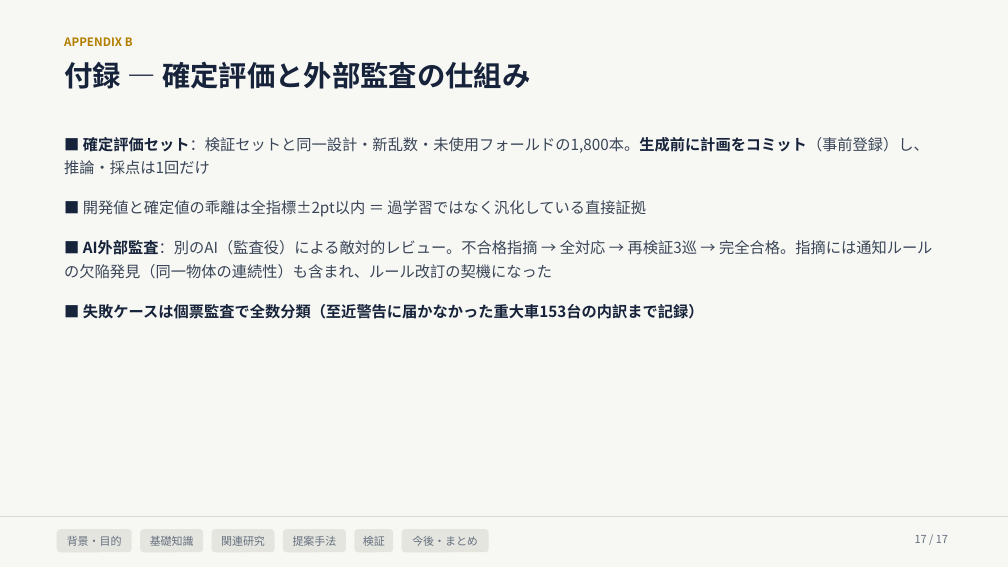
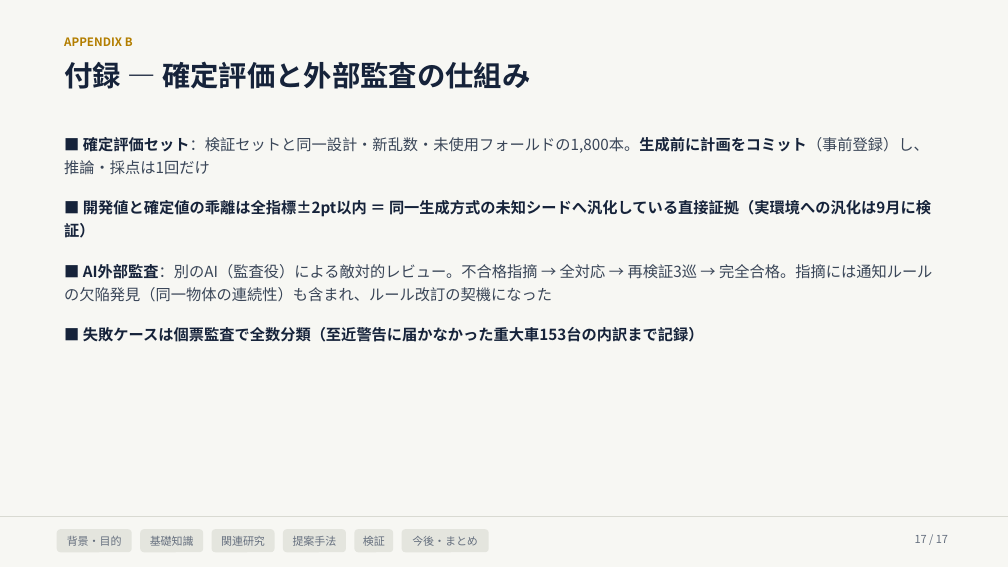
Before and after one commit to Noosdoo/outdoor-seld-sim, a slide deck: slide 17 of md/seminar/中間発表スライド_2026-08-10.pptx. Drawn at 1008x567 pixels with LibreOffice and Linux fonts; fonts in the diff are those of the drawing. Boxes give left, top, right and bottom in pixels: in the first picture for what was removed or moved away, otherwise in the second. Text is boxed around its words. In the diff, an @@ line names an element or a change of style, - is before the commit and + after.

```diff
--- a/md/seminar/中間発表スライド_2026-08-10.pptx
+++ b/md/seminar/中間発表スライド_2026-08-10.pptx
@@ text at (83,200,931,217): text changed; text colour #3A4658 to #16233A; bold on @@
-■ 開発値と確定値の乖離は全指標±2pt以内 ＝ 過学習ではなく汎化している直接証拠
+■ 開発値と確定値の乖離は全指標±2pt以内 ＝ 同一生成方式の未知シードへ汎化している直接証拠（実環境への汎化は9月に検証）
```
Also in this commit, not shown: 7 other slides changed, 13 other files.
